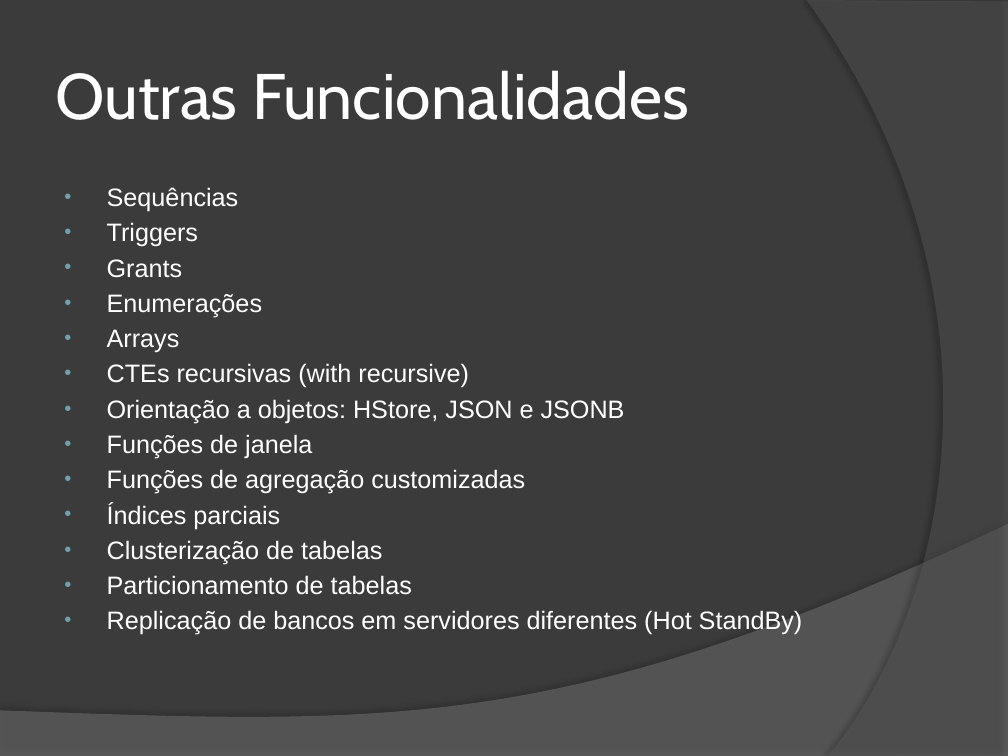
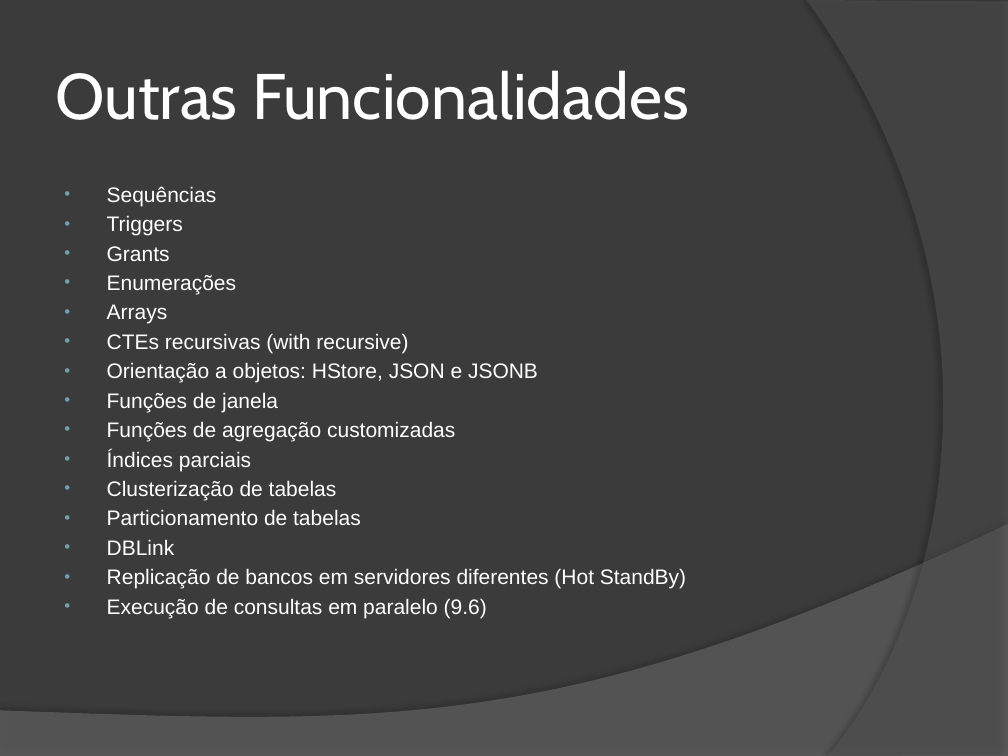
Before and after one commit to wind39/wind39.github.io, a slide deck: slide 34 of curso/modulo3capitulo5.pptx (slide 33 before the commit). Drawn at 1008x756 pixels with LibreOffice and Linux fonts; fonts in the diff are those of the drawing. Boxes give left, top, right and bottom in pixels: in the first picture for what was removed or moved away, otherwise in the second. Text is boxed around its words. In the diff, an @@ line names an element or a change of style, - is before the commit and + after.

```diff
--- a/curso/modulo3capitulo5.pptx
+++ b/curso/modulo3capitulo5.pptx
@@ text at [107,186,686,589]: size 18 to 15 pt in "Sequências", "Triggers", "Grants", "Enumerações" and 9 more places @@
@@ text at [107,539,175,555]: paragraph added @@
+• DBLink
@@ text at [107,598,487,618]: paragraph added @@
+• Execução de consultas em paralelo (9.6)
```
Also in this commit, not shown: 2 other slides changed, 1 slide added, 4 other files.
